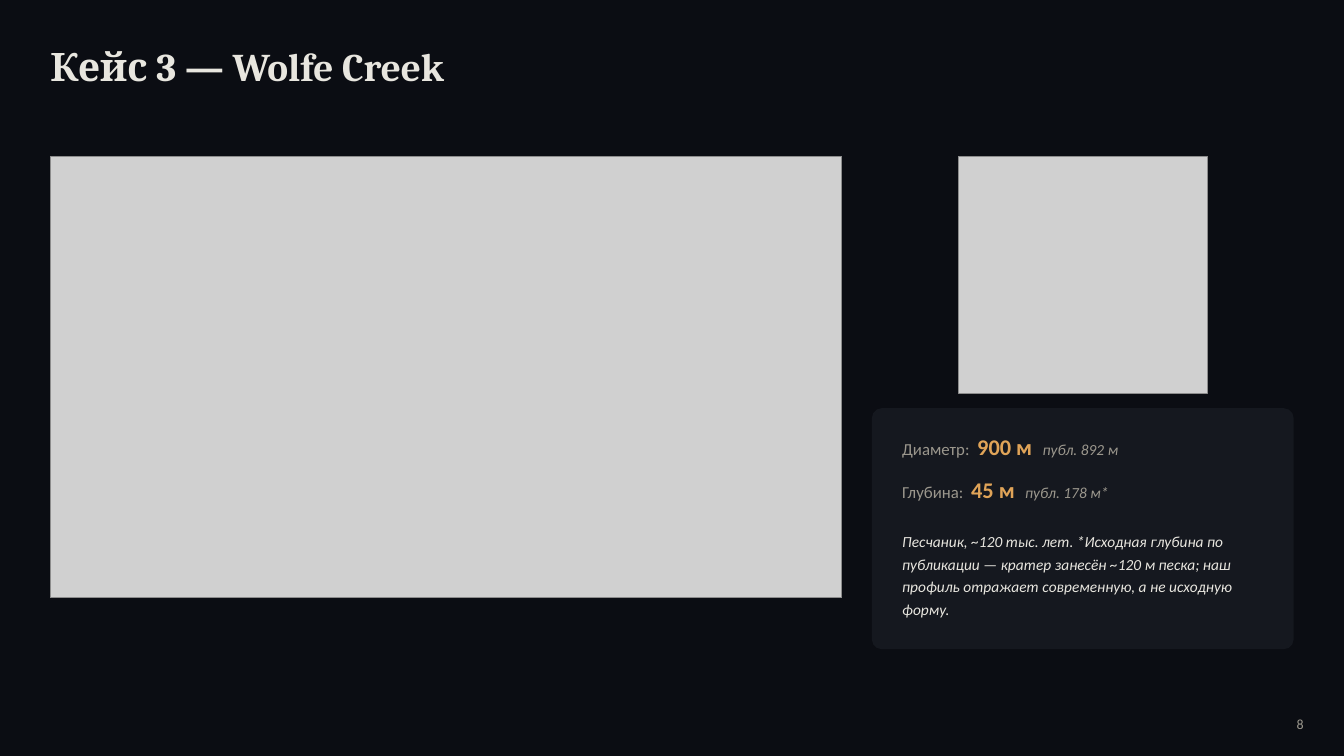
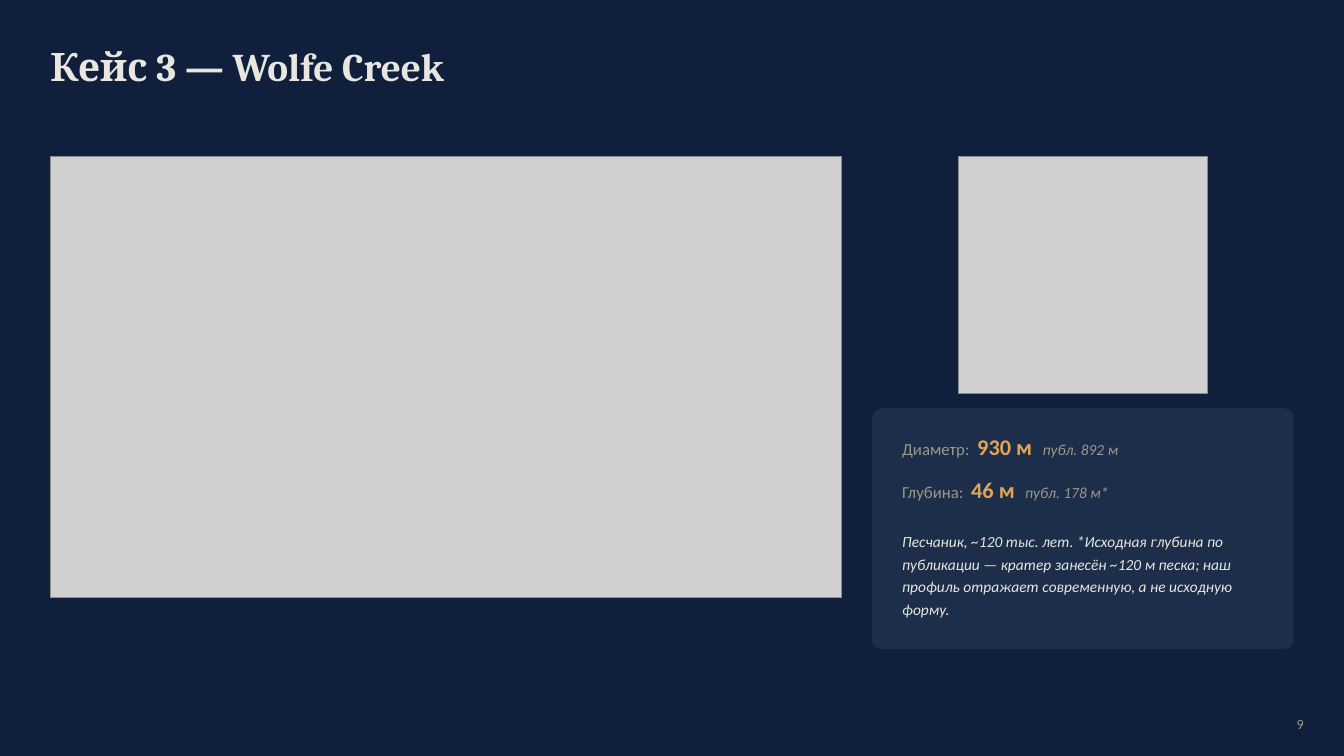
Before and after one commit to oterma19/craters-remote, a slide deck: slide 9 of crater_presentation.pptx (slide 8 before the commit). Drawn at 1344x756 pixels with LibreOffice and Linux fonts; fonts in the diff are those of the drawing; grey boxes stand for pictures. Boxes give left, top, right and bottom in pixels: in the first picture for what was removed or moved away, otherwise in the second. Text is boxed around its words. In the diff, an @@ line names an element or a change of style, - is before the commit and + after.

```diff
--- a/crater_presentation.pptx
+++ b/crater_presentation.pptx
@@ background #0B0D13 to #10203C @@
@@ rounded rectangle at [872,408,1294,649]: fill #15181F to #1C2E4A @@
@@ text at [902,440,1118,458]: text changed @@
-Диаметр: 900 м публ. 892 м
+Диаметр: 930 м публ. 892 м
@@ text at [902,482,1108,501]: text changed @@
-Глубина: 45 м публ. 178 м*
+Глубина: 46 м публ. 178 м*
@@ text at [1297,720,1304,729]: text changed @@
-8
+9
```
Also in this commit, not shown: 12 other slides changed, 2 slides added, 11 other files.
